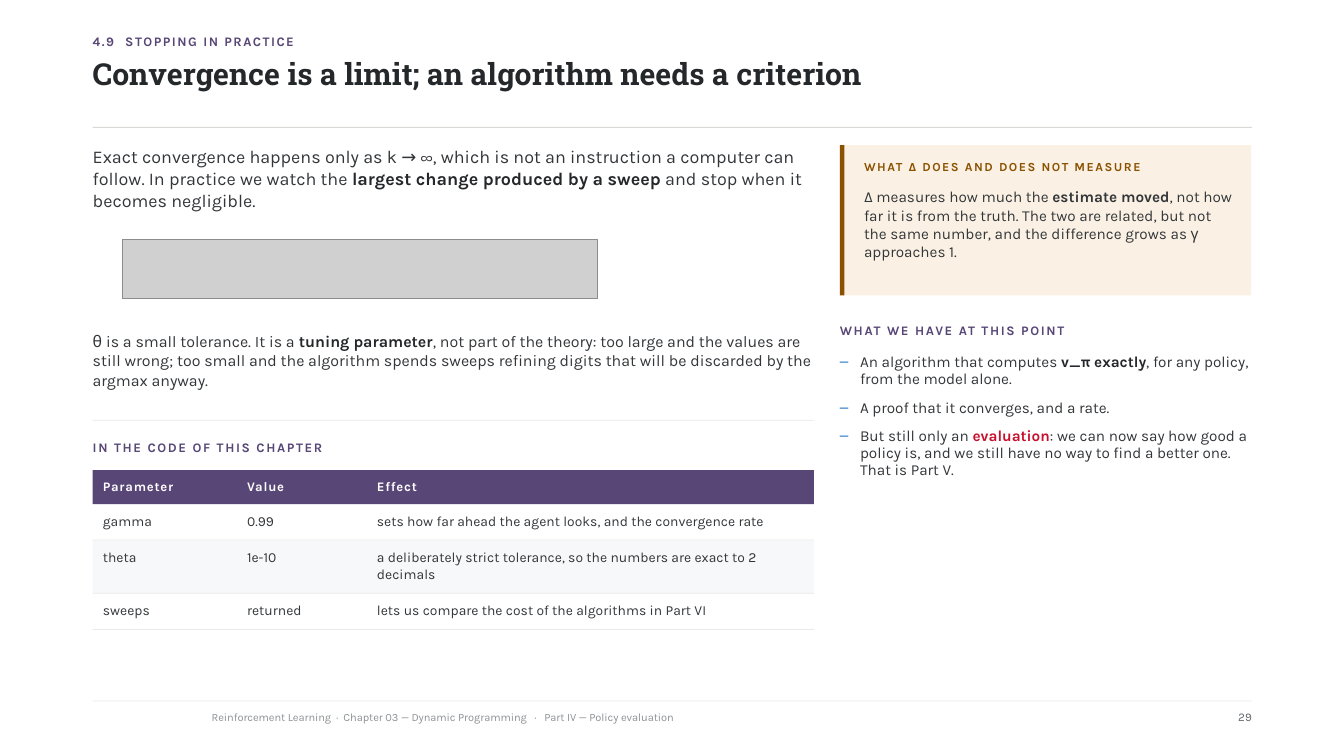
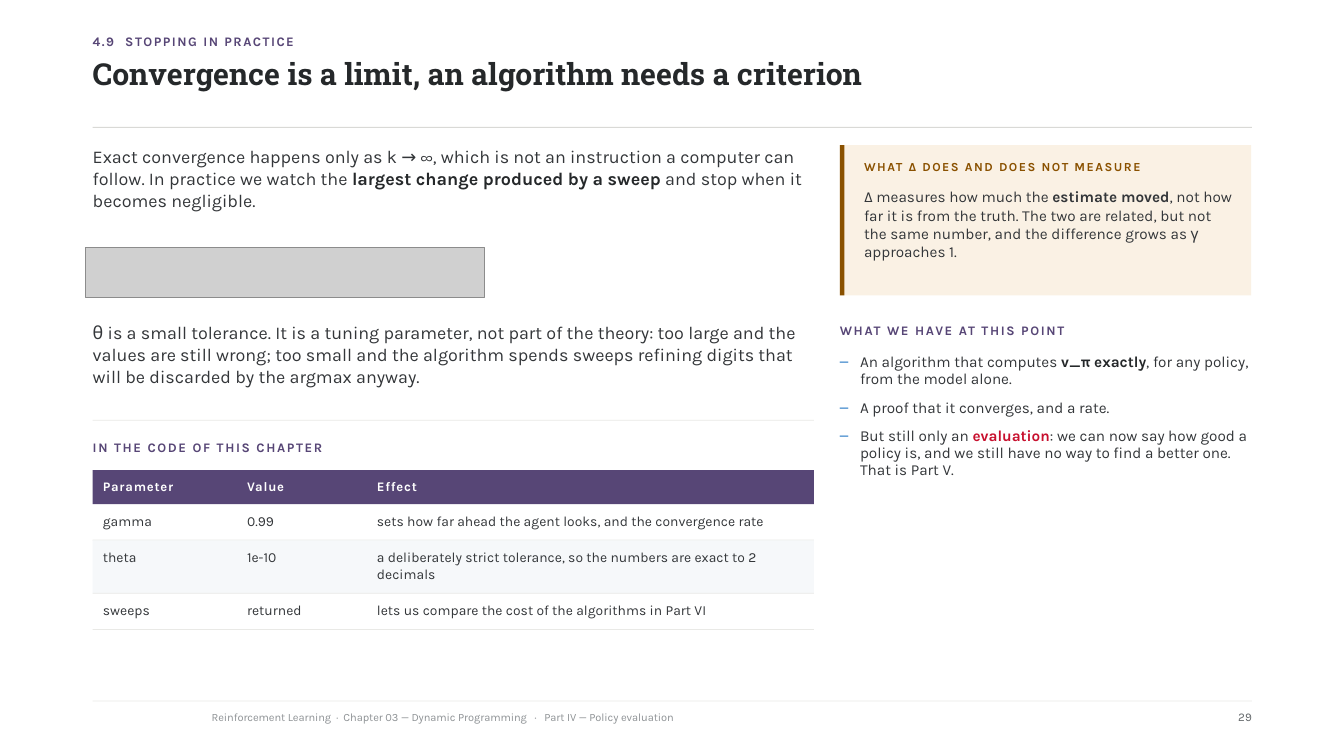
Before and after one commit to riccardoberta/reinforcement-learning, a slide deck: slide 29 of 03 - Dynamic Programming/slides.pptx. Drawn at 1344x756 pixels with LibreOffice and Linux fonts; fonts in the diff are those of the drawing; grey boxes stand for pictures; background and template pictures are left out. Boxes give left, top, right and bottom in pixels: in the first picture for what was removed or moved away, otherwise in the second. Text is boxed around its words. In the diff, an @@ line names an element or a change of style, - is before the commit and + after.

```diff
--- a/03 - Dynamic Programming/slides.pptx
+++ b/03 - Dynamic Programming/slides.pptx
@@ text at box(93, 62, 862, 92): text changed @@
-Convergence is a limit; an algorithm needs a criterion
+Convergence is a limit, an algorithm needs a criterion
@@ picture: place and size @@
-picture at box(123, 239, 598, 298)
+picture at box(86, 247, 485, 297)
@@ text "θ is a small tolerance. ...": place and size @@
-text "θ is a small tolerance. ..." at box(93, 335, 811, 390)
+text "θ is a small tolerance. ..." at box(93, 325, 796, 388)
@@ text "θ is a small tolerance. ..." at box(93, 325, 796, 388): size 11.4 to 12.8 pt; text colour #25282A to #333639, bold off in "tuning parameter,"; line spacing 13.9pt to 15.6pt @@
```
Also in this commit, not shown: 20 other slides changed, 10 other files.
